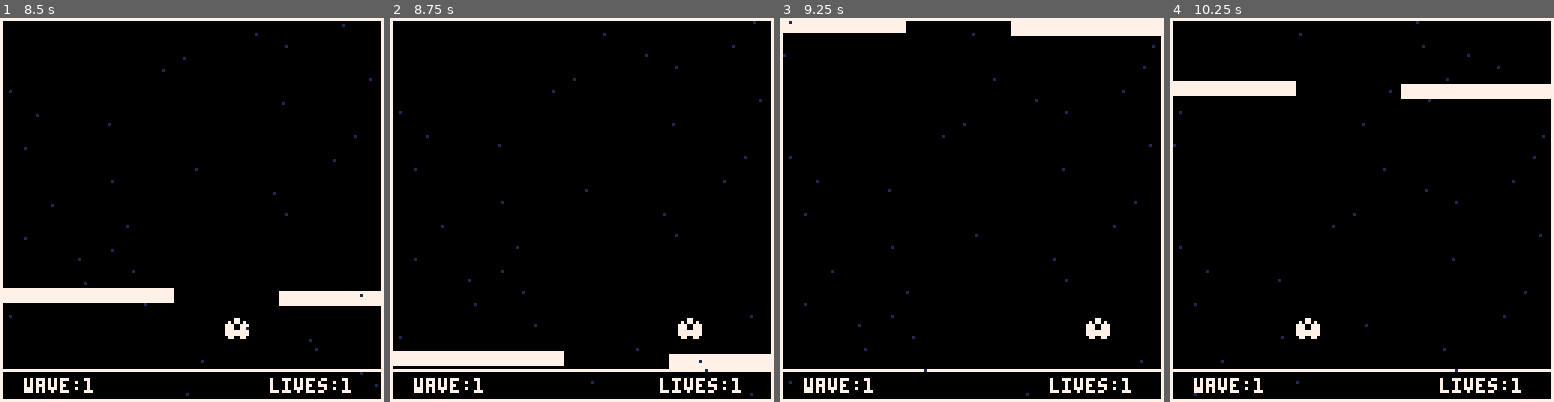
Above: before the commit, frames 1-4 (left to right).
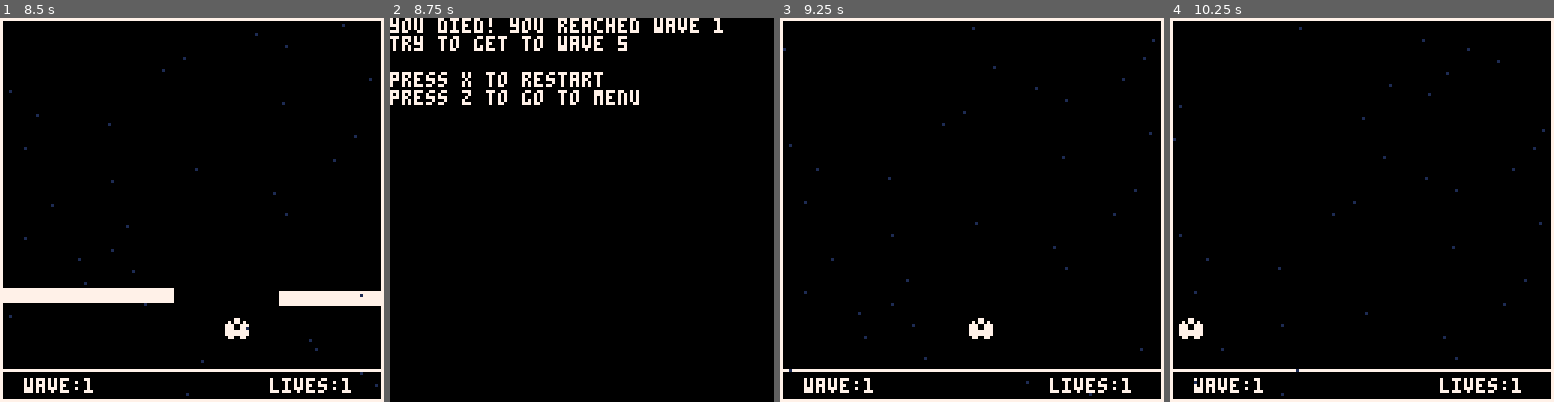
Above: after the commit, the same moments.

Repository: shen-sat/pilot
Game: PICO-8 cartridge pilot.p8
The game is run twice, just before and just after one commit, with the same random seed, the same clock (stepped at 60 frames per second) and the same inputs.
Inputs:
- Up to frame 1 (8.5 s): tap O (Z key) at 0.33, 0.7, 1.43, 2.22, 3.1, 3.98, 4.87, 5.75, 6.63, 7.52, 8.4 s; tap X (X key) at 1.07, 2.07, 2.4, 2.73, 3.07, 3.4, 3.73, 4.07, 4.4, 4.73, 5.07, 5.4, 5.73, 6.07, 6.4, 6.73, 7.07, 7.4, 7.73, 8.07, 8.4 s; hold Left 1.97-2.37 s; hold Right 2.87-3.53 s; hold Right 4.13-4.53 s; hold Left 5.13-5.8 s; hold Left 6.23-6.63 s; hold Right 7.13-7.8 s; hold Right from 8.4 s (still down)
- Up to frame 2 (8.75 s): keep holding Right; tap X (X key) at 8.73 s
- Up to frame 3 (9.25 s): release Right at 8.8 s; tap X (X key) at 9.07 s
- Up to frame 4 (10.25 s): tap O (Z key) at 9.28, 10.17 s; hold Left 9.4-10.07 s; tap X (X key) at 9.4, 9.73, 10.07 s

Frame 1 is identical in both runs. In frame 2, 11% of the frame differs, in the area x 0-100%, y 0-100%; in frame 3, 3.4%; in frame 4, 3.6%.

Commit message:
Change retry text

Diff:
--- a/pilot.p8
+++ b/pilot.p8
@@ -209,7 +209,7 @@
 
 
 
- -- check_player_hit()
+ check_player_hit()
 
  check_player_lives()
 
@@ -713,9 +713,11 @@
 
 function game_over_draw()
 	cls()
-	print('you died! at wave:'..wave)
- print('\n')
- print('press x to restart')
+ color(7)
+
+	print('you died! you reached wave '..wave)
+ print('try to get to wave 5')
+ print('\npress x to restart')
  print('press z to go to menu')
 end
 __gfx__
Not shown, changed: TODO.txt
